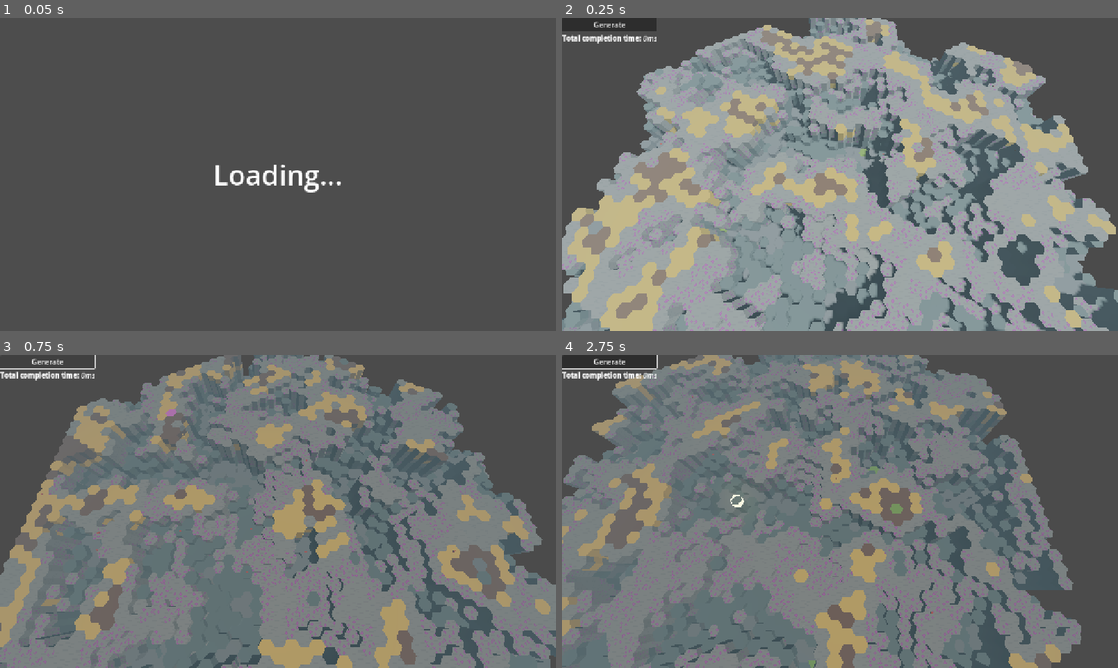
Above: before the commit, frames 1-4 (two rows, left to right).
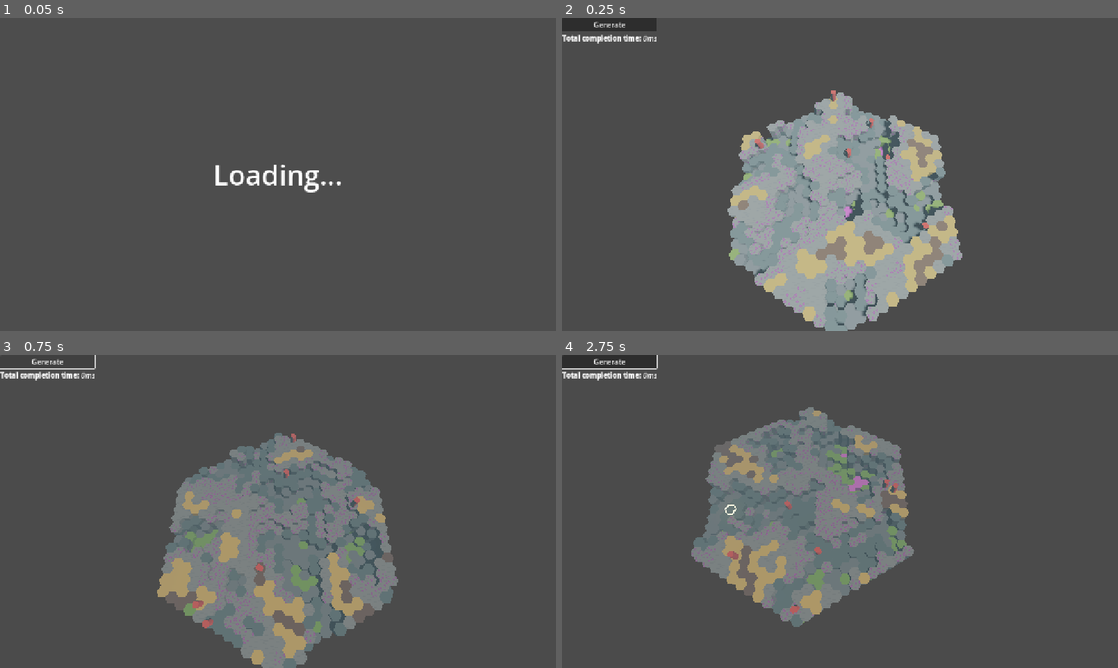
Above: after the commit, the same moments.

Repository: nornaro/VoxelsBeta
Game: Godot game, scene res://scenes/loading_scene.tscn
Two runs of this game, one before a commit and one after it. Both use one fixed random seed, a clock stepped at 60 frames per second and the inputs below.
Inputs (mouse positions are in pixels of both pictures, inside the frame that each line leads up to):
- Up to frame 1 (0.05 s): no input
- Up to frame 2 (0.25 s): no input
- Up to frame 3 (0.75 s): click "Generate" at 0.5 s
- Up to frame 4 (2.75 s): tap Enter at 1.25 s; move the mouse to (962, 495) at 1.27 s; hold D (MoveRight) 1.28-2.03 s; click (962, 495) at 1.35 s; right-click (962, 495) at 1.55 s; move the mouse to (728, 527) at 2.02 s; hold S (MoveBackwards) from 2.03 s (still down); right-click (728, 527) at 2.1 s; click (728, 527) at 2.3 s

Frame 1 is identical in both runs. In frame 2, 64% of the frame differs, in the area x 0-100%, y 0-100%; in frame 3, 68%; in frame 4, 67%.

Commit message:
better unit placement

Diff:
--- a/Resources/GenerationSettings/test.tres
+++ b/Resources/GenerationSettings/test.tres
@@ -8,8 +8,8 @@
 
 [resource]
 script = ExtResource("1_eiv65")
-radius = 24
-max_height = 12
+radius = 12
+max_height = 6
 terrace_steps = 0
 noise_height_bias = 0.33
 ground_to_air_ratio = 0.66
--- a/scenes/Units/prototype_unit.tscn
+++ b/scenes/Units/prototype_unit.tscn
@@ -7,21 +7,22 @@
 albedo_color = Color(0.996945, 6.23293e-06, 1.54018e-06, 1)
 
 [sub_resource type="BoxShape3D" id="BoxShape3D_10dfy"]
-size = Vector3(1, 1.98462, 1)
+size = Vector3(1, 1.3196414, 1)
 
 [node name="PrototypeUnit" type="Node3D" groups=["units"]]
 script = ExtResource("1_spsi8")
+ground_offset = 1.0
 max_height_movement = 3
 
 [node name="CSGCylinder3D" type="CSGCylinder3D" parent="."]
-visible = false
+transform = Transform3D(1, 0, 0, 0, 1, 0, 0, 0, 1, 0, 1.0050256, 0)
 sides = 12
 material = SubResource("StandardMaterial3D_xvekn")
 
 [node name="StaticBody3D" type="StaticBody3D" parent="."]
 
 [node name="CollisionShape3D" type="CollisionShape3D" parent="StaticBody3D"]
-transform = Transform3D(1, 0, 0, 0, 1, 0, 0, 0, 1, 0, 0.32691, 0)
+transform = Transform3D(1, 0, 0, 0, 1, 0, 0, 0, 1, 0, 0.6593993, 0)
 shape = SubResource("BoxShape3D_10dfy")
 
 [node name="test_character" parent="." instance=ExtResource("2_g7i07")]
--- a/scripts/WorldGen/world_gen.gd
+++ b/scripts/WorldGen/world_gen.gd
@@ -52,7 +52,7 @@
 
 		var unit : Unit = proto_unit.instantiate()
 		add_child(unit)
-		unit.place_unit(voxel.world_position, voxel.collider)
+		unit.place_unit(voxel)
 		count -= 1
 
 
@@ -142,7 +142,7 @@
 				voxel.neighbors.append(WorldMap.map_as_dict[neighbor_pos])
 
 		#Add and setup colliders
-		var c = V_COLLIDER.instantiate()
+		var c : StaticBody3D = V_COLLIDER.instantiate()
 		c.position = voxel.world_position
 		c.position.y += settings.voxel_height
 		add_child(c)
--- a/scripts/interaction.gd
+++ b/scripts/interaction.gd
@@ -73,15 +73,15 @@
 		select_unit(hit.get_parent())
 
 
-func attempt_move_unit(hit):
-	if hit is not VoxelCollider:
+func attempt_move_unit(hit_collider):
+	if hit_collider is not VoxelCollider:
 		print("not a voxelcollider")
 		return
-	if not selected_unit or not unit_moves.has(hit.voxel):
+	if not selected_unit or not unit_moves.has(hit_collider.voxel):
 		print("Invalid Move Attempt")
 		return
-
-	selected_unit.place_unit(hit.position, hit)
+	var voxel: Voxel = hit_collider.voxel
+	selected_unit.place_unit(voxel)
 	deselect()
 
 
--- a/scripts/pathfinder.gd
+++ b/scripts/pathfinder.gd
@@ -1,7 +1,6 @@
 extends Node
 class_name Pathfinder
 
-var neighbor_positions = VoxelData.HEXAGONAL_NEIGHBOR_DIRECTIONS
 @export var highlight_marker : PackedScene
 var markers = []
 
--- a/scripts/unit.gd
+++ b/scripts/unit.gd
@@ -13,7 +13,7 @@
 @export var model: PackedScene
 
 var occupied_voxel : Voxel
-var team # which "team" does this unit belong to
+var team # which "team/faction" does this unit belong to
 
 
 func _ready() -> void:
@@ -21,11 +21,11 @@
 
 
 ## Put this unit on a tile at position
-func place_unit(new_position : Vector3, tile : VoxelCollider):
-	position = new_position
-	position.y += ground_offset
+func place_unit(voxel: Voxel):
+	position = voxel.world_position
+	position.y += WorldMap.world_settings.voxel_height
 	leave_tile()
-	occupy_tile(tile.voxel)
+	occupy_tile(voxel)
 
 
 func occupy_tile(tile : Voxel):
Binary file removed: assets/Materials/hut_texture.png
Not shown, removed: assets/Materials/hut_texture.png.import
